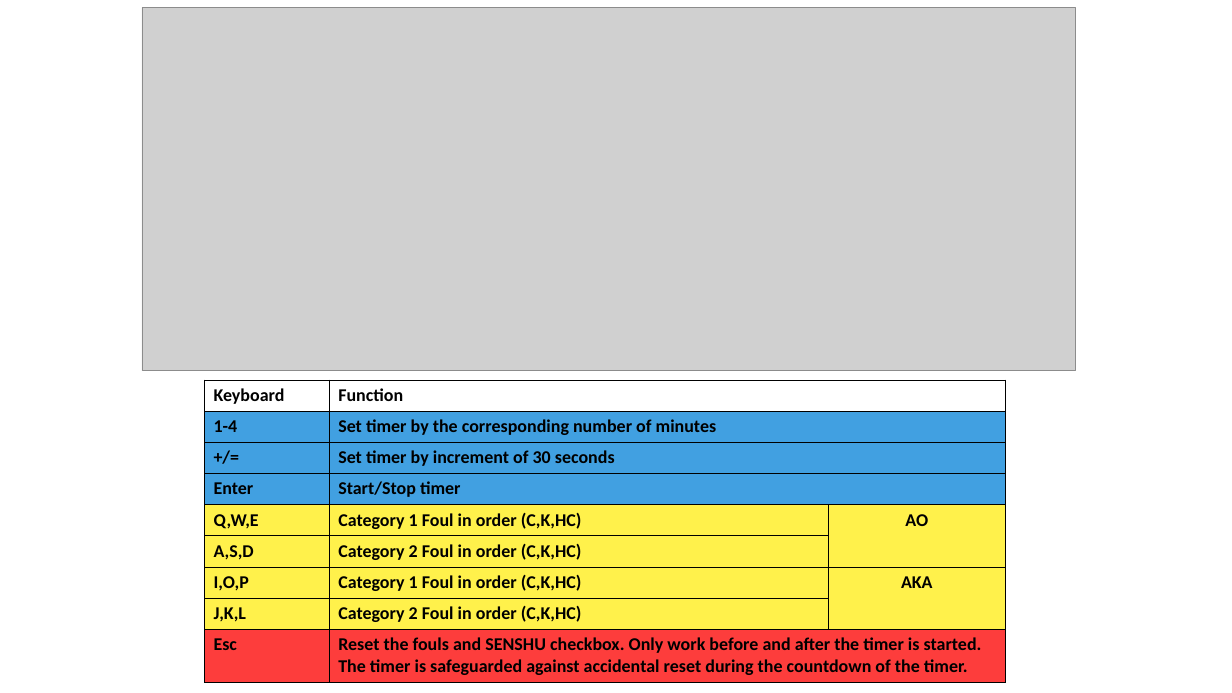
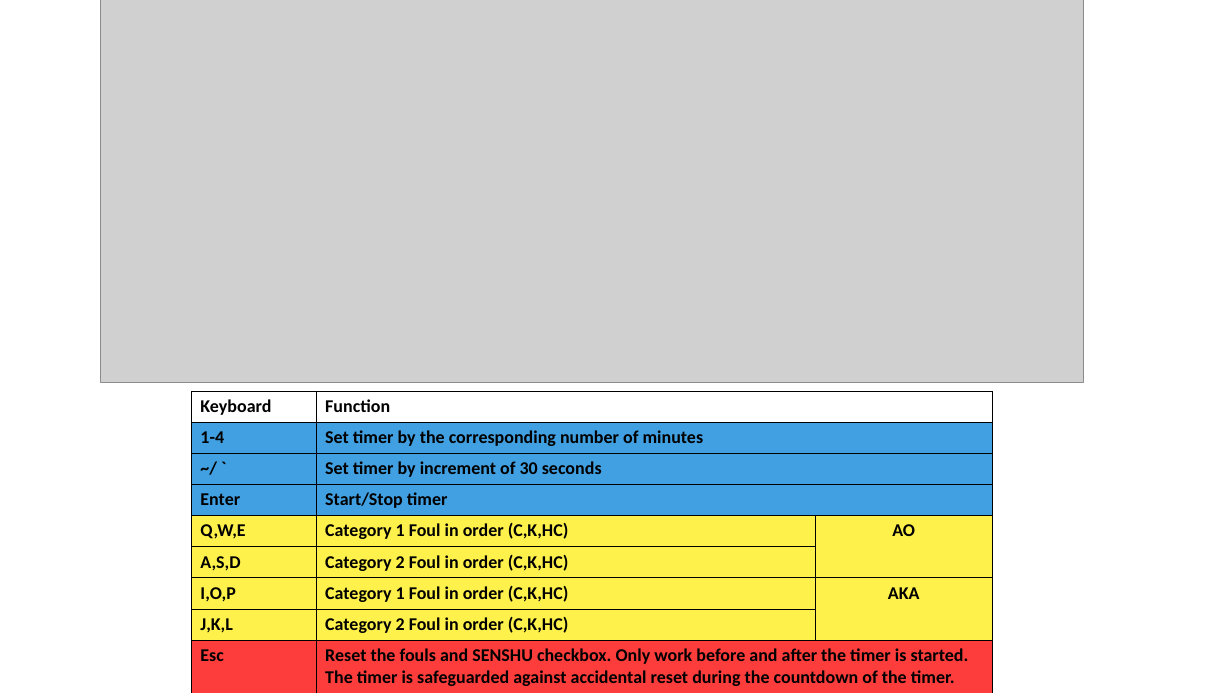
Before and after one commit to bernicecpz/Kumite-Scoring-Board, a slide deck: slide 1 of Instructions & Documentation/Keyboard Shortcut Draft.pptx. Drawn at 1232x693 pixels with LibreOffice and Linux fonts; fonts in the diff are those of the drawing; grey boxes stand for pictures. Boxes give left, top, right and bottom in pixels: in the first picture for what was removed or moved away, otherwise in the second. Text is boxed around its words. In the diff, an @@ line names an element or a change of style, - is before the commit and + after.

```diff
--- a/Instructions & Documentation/Keyboard Shortcut Draft.pptx
+++ b/Instructions & Documentation/Keyboard Shortcut Draft.pptx
@@ picture: place and size @@
-picture at (142, 7, 1076, 371)
+picture at (101, 0, 1084, 383)
@@ table at (191, 391, 993, 690) @@
-row 3, column 1: +/=
+row 3, column 1: ~/ `
@@ table: place and size @@
-table at (204, 380, 1006, 679)
+table at (191, 391, 993, 690)
```
Also in this commit, not shown: 1 slide added, 1 slide removed, 2 other files.
